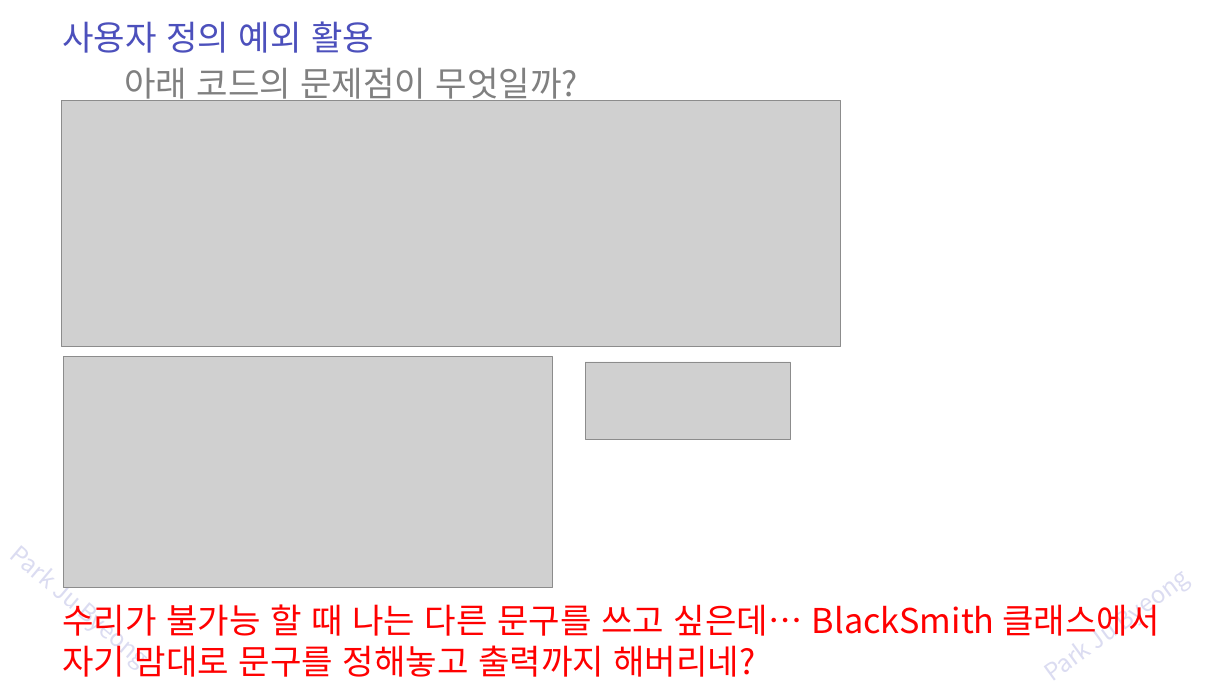
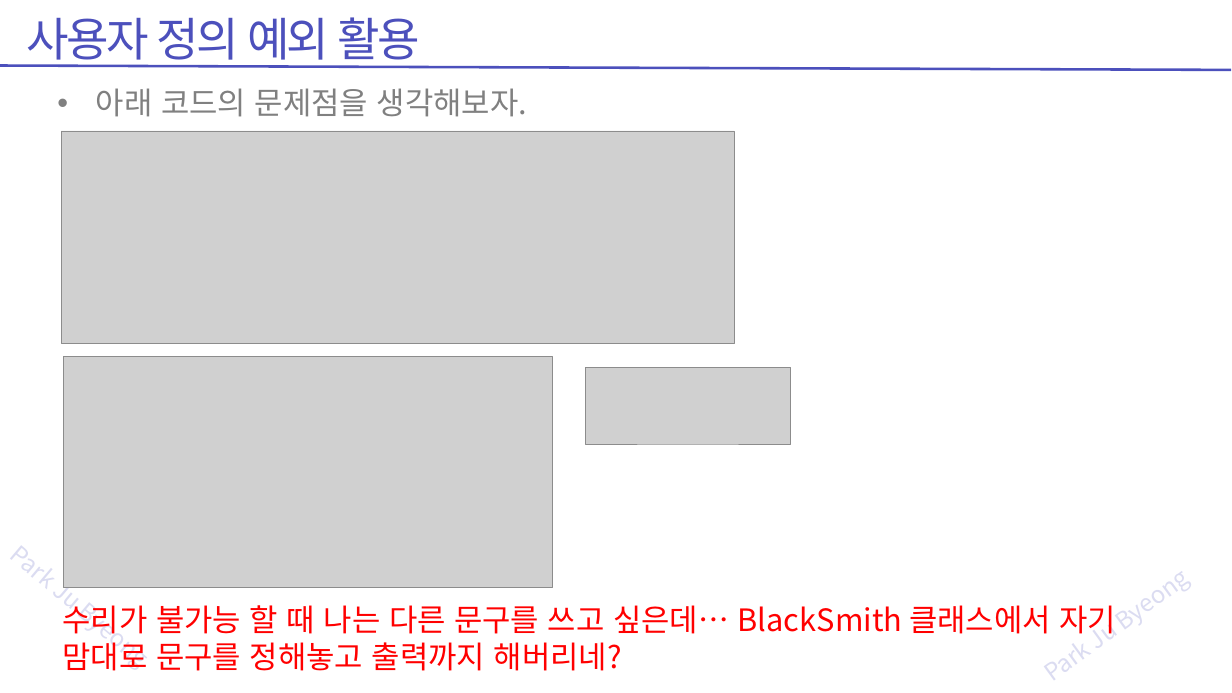
Before and after one commit to zest132/JavaLecture, a slide deck: slide 43 of JavaLecture/LectureFile/java 12강 예외처리.pptx (slide 41 before the commit). Drawn at 1232x693 pixels with LibreOffice and Linux fonts; fonts in the diff are those of the drawing; grey boxes stand for pictures. Boxes give left, top, right and bottom in pixels: in the first picture for what was removed or moved away, otherwise in the second. Text is boxed around its words. In the diff, an @@ line names an element or a change of style, - is before the commit and + after.

```diff
--- a/JavaLecture/LectureFile/java 12강 예외처리.pptx
+++ b/JavaLecture/LectureFile/java 12강 예외처리.pptx
@@ text "사용자 정의 예외 활용": place and size @@
-text "사용자 정의 예외 활용" at bbox=[62, 21, 374, 53]
+text "사용자 정의 예외 활용" at bbox=[27, 17, 419, 68]
@@ text "사용자 정의 예외 활용" at bbox=[27, 17, 419, 68]: size 40 to 54 pt, letter spacing 0 to -3 pt @@
@@ line added from (1231, 70) to (0, 65), #4C50BC 3 pt @@
@@ text at bbox=[96, 88, 527, 117]: text changed; size 40 to 36 pt @@
-아래 코드의 문제점이 무엇일까?
+• 아래 코드의 문제점을 생각해보자.
@@ picture: place and size @@
-picture at bbox=[61, 100, 841, 346]
+picture at bbox=[61, 131, 734, 343]
@@ picture: place and size @@
-picture at bbox=[585, 362, 790, 439]
+picture at bbox=[585, 367, 790, 444]
@@ text "수리가 불가능 할 때 나는 ..." at bbox=[63, 605, 1117, 671]: size 40 to 36 pt @@
```
Also in this commit, not shown: 35 other slides changed, 8 slides added, 3 slides removed, 17 other files.
